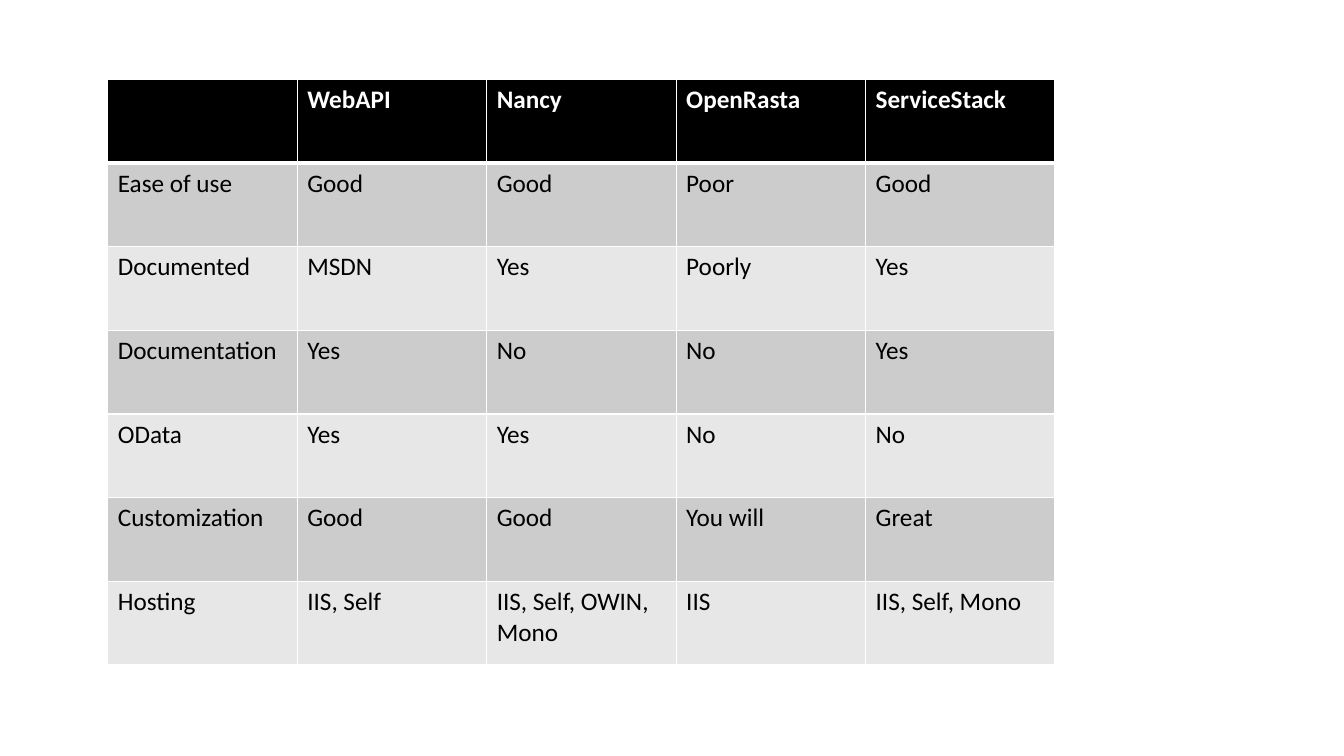
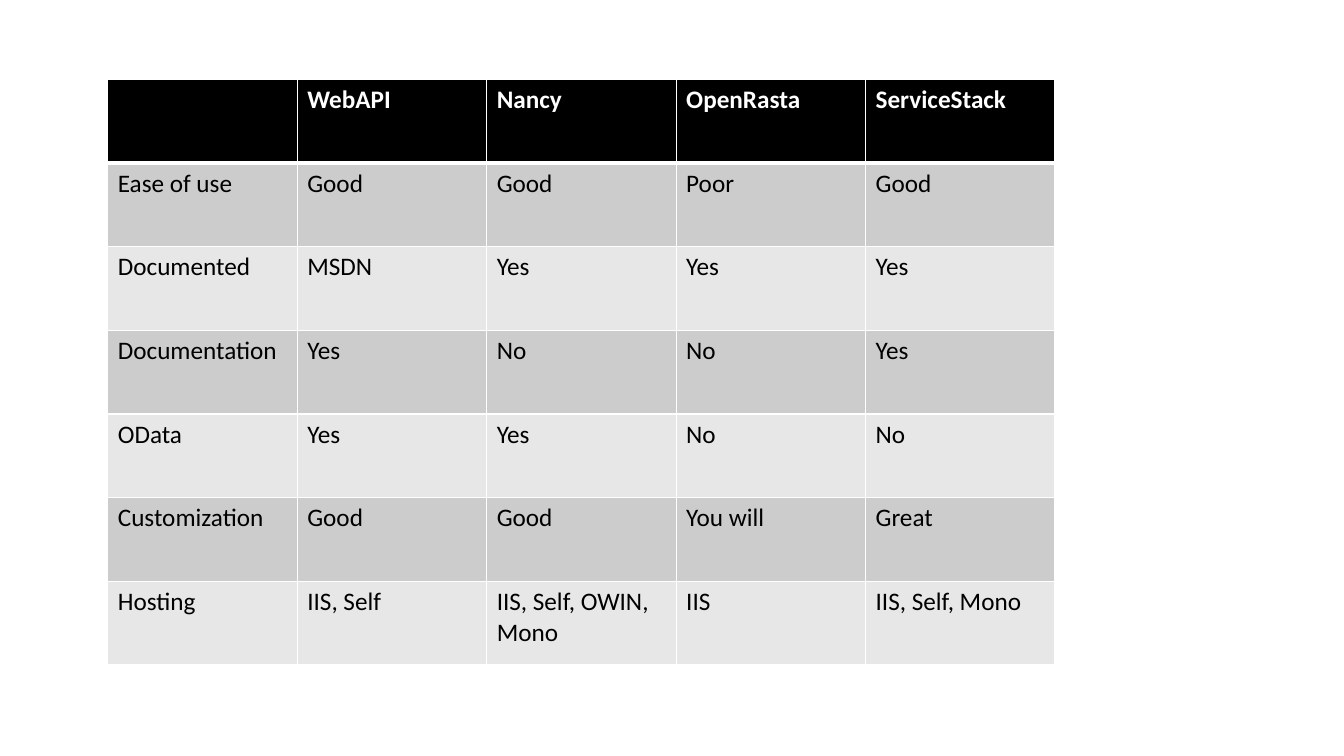
Before and after one commit to ifranto/APIDemo, a slide deck: slide 29 of Presentation/So you want an API.pptx. Drawn at 1344x756 pixels with LibreOffice and Linux fonts; fonts in the diff are those of the drawing. Boxes give left, top, right and bottom in pixels: in the first picture for what was removed or moved away, otherwise in the second. Text is boxed around its words. In the diff, an @@ line names an element or a change of style, - is before the commit and + after.

Commit message:
update presentation

```diff
--- a/Presentation/So you want an API.pptx
+++ b/Presentation/So you want an API.pptx
@@ table at [108,80,1056,665] @@
-row 3, column 4: Poorly
+row 3, column 4: Yes
```
Also in this commit, not shown: 2 other slides changed, 2 other files.
